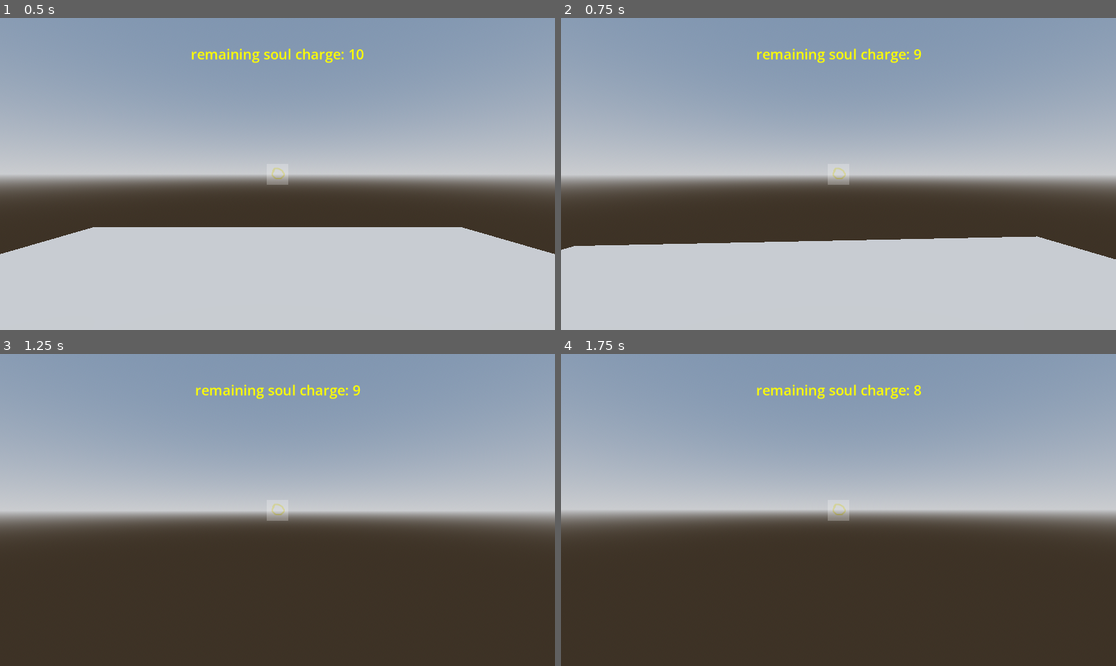
Above: before the commit, frames 1-4 (two rows, left to right).
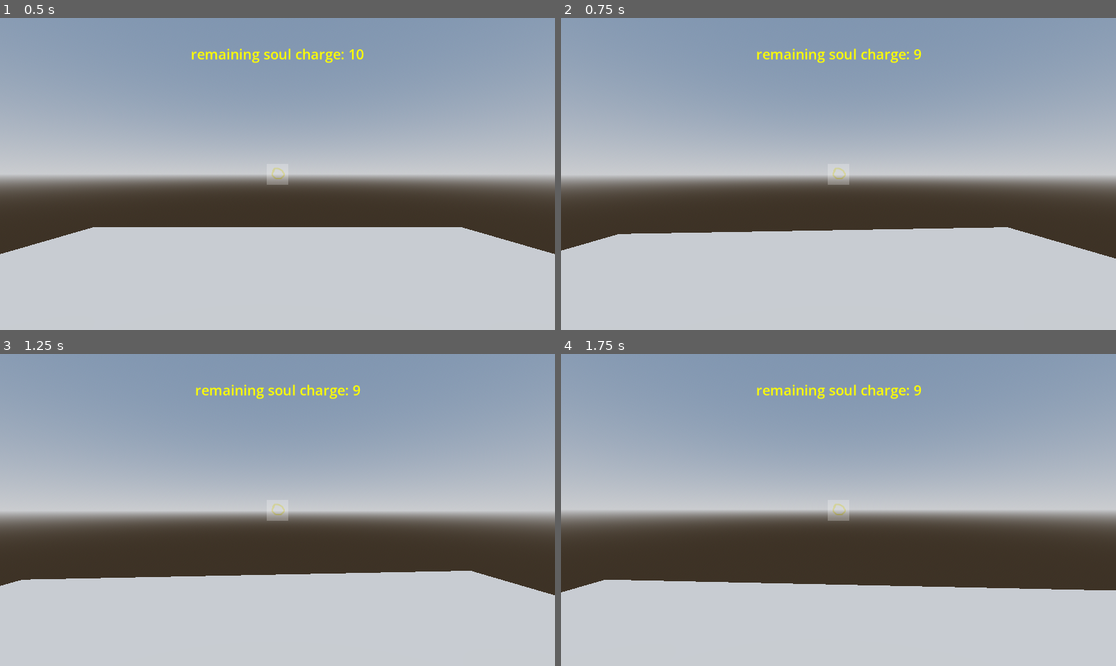
Above: after the commit, the same moments.

Repository: MarGamaDev/wolfenlike
Game: Godot game, scene res://Player/player test/player_test.tscn
The game is run twice, just before and just after one commit, with the same random seed, the same clock (stepped at 60 frames per second) and the same inputs.
Inputs (mouse positions are in pixels of both pictures, inside the frame that each line leads up to):
- Up to frame 1 (0.5 s): no input
- Up to frame 2 (0.75 s): tap Enter at 0.5 s; move the mouse to (866, 174) at 0.52 s; hold W (player_forward) from 0.53 s (still down); click (866, 174) at 0.6 s
- Up to frame 3 (1.25 s): keep holding W (player_forward)
- Up to frame 4 (1.75 s): keep holding W (player_forward); move the mouse to (810, 510) at 1.27 s; click (810, 510) at 1.35 s

Frame 1 is identical in both runs. In frame 2, 2.6% of the frame differs, in the area x 0-100%, y 67-78%; in frame 3, 29%, in the area x 0-100%, y 69-100%; in frame 4, 26%.

Commit message:
implemented attack speed

Diff:
--- a/Player/Forms/king_form.gd
+++ b/Player/Forms/king_form.gd
@@ -20,3 +20,8 @@
 		on_directional_input_stopping()
 
 	player.move_and_slide()
+
+##has no cooldown
+func handle_attack_input() -> void:
+	player.consume_soul(attack_soul_consumption)
+	weapon.shoot()
--- a/Player/player test/player_test.tscn
+++ b/Player/player test/player_test.tscn
@@ -31,7 +31,7 @@
 
 [node name="Player" parent="." unique_id=590664996 node_paths=PackedStringArray("test_soul_label") instance=ExtResource("1_r0ush")]
 transform = Transform3D(1, 0, 0, 0, 1, 0, 0, 0, 1, 0, 1.8187981, 0)
-test_form = 5
+test_form = 4
 test_soul_label = NodePath("../temp ui/SoulTestLabel")
 
 [node name="CSGBox3D" type="CSGBox3D" parent="." unique_id=678165903 groups=["world"]]
--- a/Player/player.gd
+++ b/Player/player.gd
@@ -17,6 +17,7 @@
 @export var test_soul_label : Label
 
 var remaining_soul : int = 0
+@onready var attack_timer : Timer = $PlayerForms/Timer
 
 func _ready():
 	##TODO create a basic loading system? currently just have the different forms as child of player since there will be limited amounts
--- a/Player/player.tscn
+++ b/Player/player.tscn
@@ -47,3 +47,6 @@
 [node name="PawnForm" parent="PlayerForms" unique_id=888682383 instance=ExtResource("6_x3vf3")]
 
 [node name="QueenForm" parent="PlayerForms" unique_id=1836908716 instance=ExtResource("7_apopc")]
+
+[node name="Timer" type="Timer" parent="PlayerForms" unique_id=846918281]
+one_shot = true
--- a/Player/player_form.gd
+++ b/Player/player_form.gd
@@ -6,7 +6,10 @@
 var direction : Vector3 = Vector3.ZERO
 var stop_delta : float
 var stop_time : float = 0.1
-var attack_soul_consumption : int = 1
+@export var attack_soul_consumption : int = 1
+
+@export var attack_speed : float = 1 ## how many seconds between attacks
+var attack_timer : Timer
 
 enum PLAYER_FORM {KING, PAWN, ROOK, KNIGHT, BISHOP, QUEEN}
 var player_form : PLAYER_FORM
@@ -15,6 +18,8 @@
 	player = set_player
 	head = player.head
 	attack_soul_consumption = 1
+	attack_timer = player.attack_timer
+	attack_timer.wait_time = attack_speed
 	pass
 
 func handle_directional_input(input_vector : Vector2, delta : float) -> void:
@@ -33,8 +38,10 @@
 	#player.velocity.z = 0.0
 
 func handle_attack_input() -> void:
-	player.consume_soul(attack_soul_consumption)
-	weapon.shoot()
+	if attack_timer.is_stopped():
+		player.consume_soul(attack_soul_consumption)
+		weapon.shoot()
+		attack_timer.start()
 
 func on_process_update(delta : float) -> void:
 	stop_delta = delta
